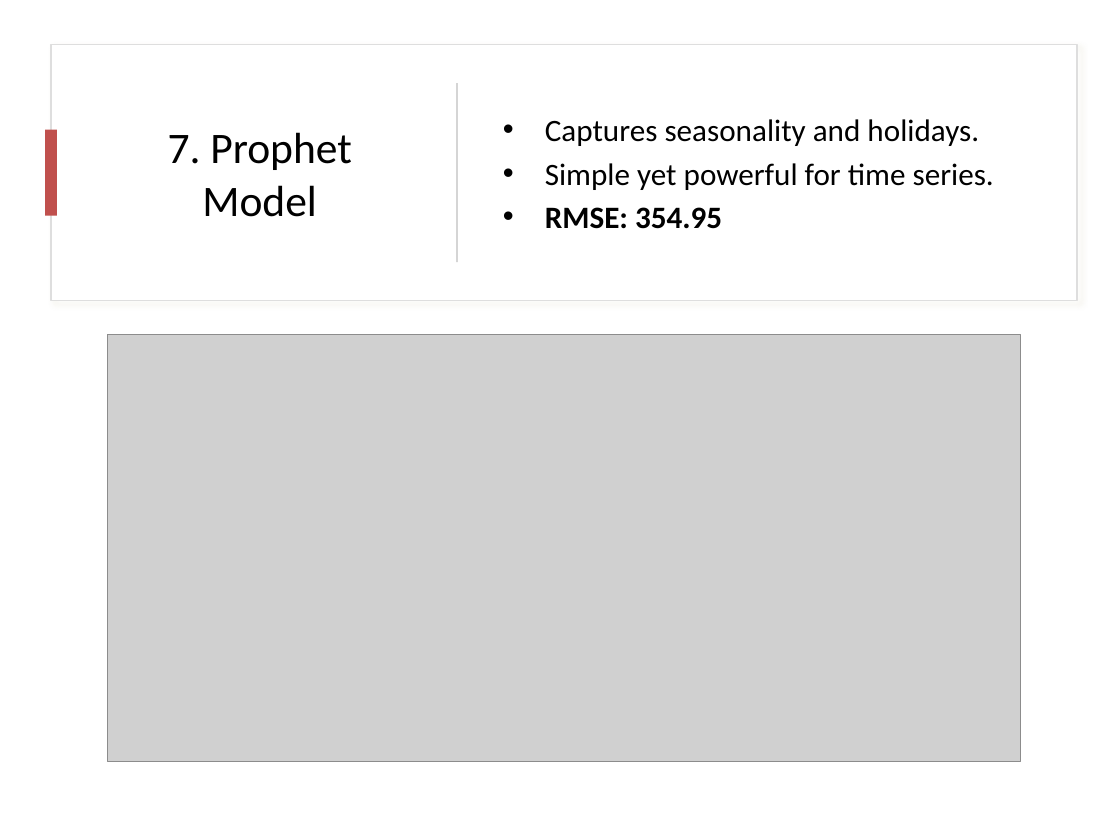
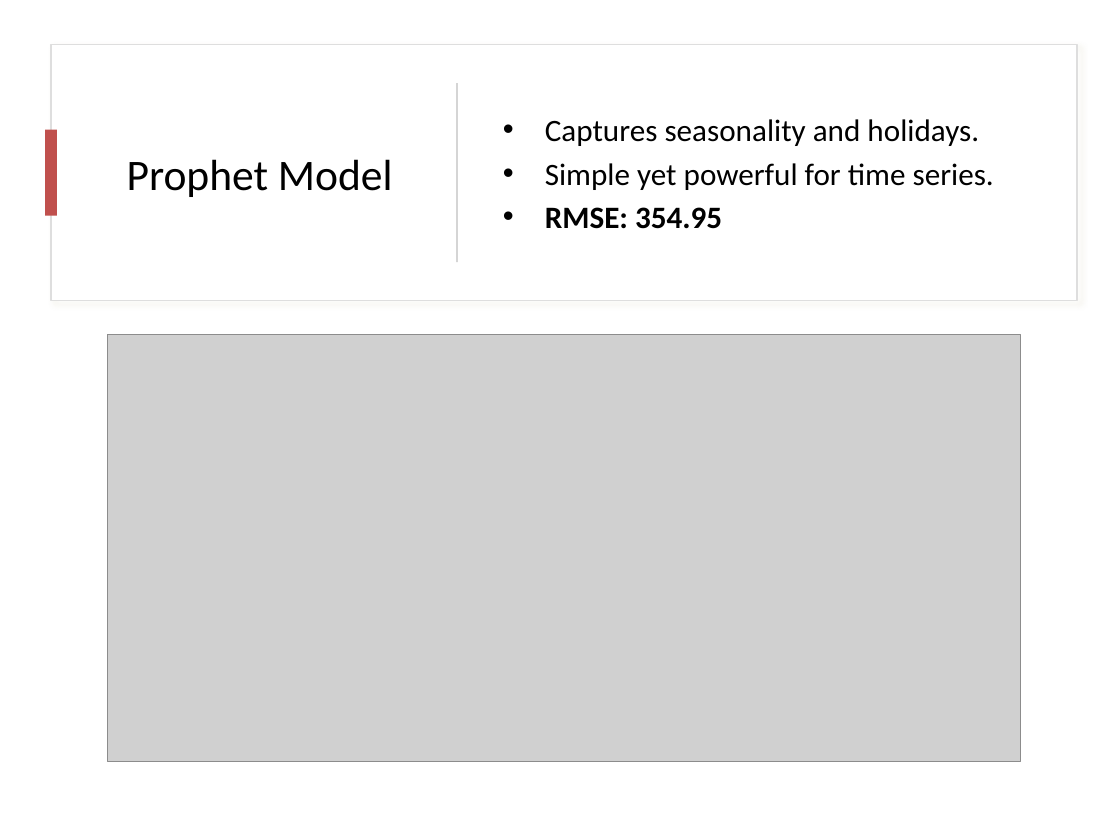
Before and after one commit to rizz045/Energy_Demand_Forecasting_Using_Time_Series_Analysis, a slide deck: slide 14 of Energy_Demand_Forecasting_Report.pptx. Drawn at 1120x840 pixels with LibreOffice and Linux fonts; fonts in the diff are those of the drawing; grey boxes stand for pictures. Boxes give left, top, right and bottom in pixels: in the first picture for what was removed or moved away, otherwise in the second. Text is boxed around its words. In the diff, an @@ line names an element or a change of style, - is before the commit and + after.

```diff
--- a/Energy_Demand_Forecasting_Report.pptx
+++ b/Energy_Demand_Forecasting_Report.pptx
@@ title at (127, 159, 393, 197): text changed @@
-7. Prophet Model
+Prophet Model
```
Also in this commit, not shown: 10 other slides changed, 2 slides added, 1 slide removed.
